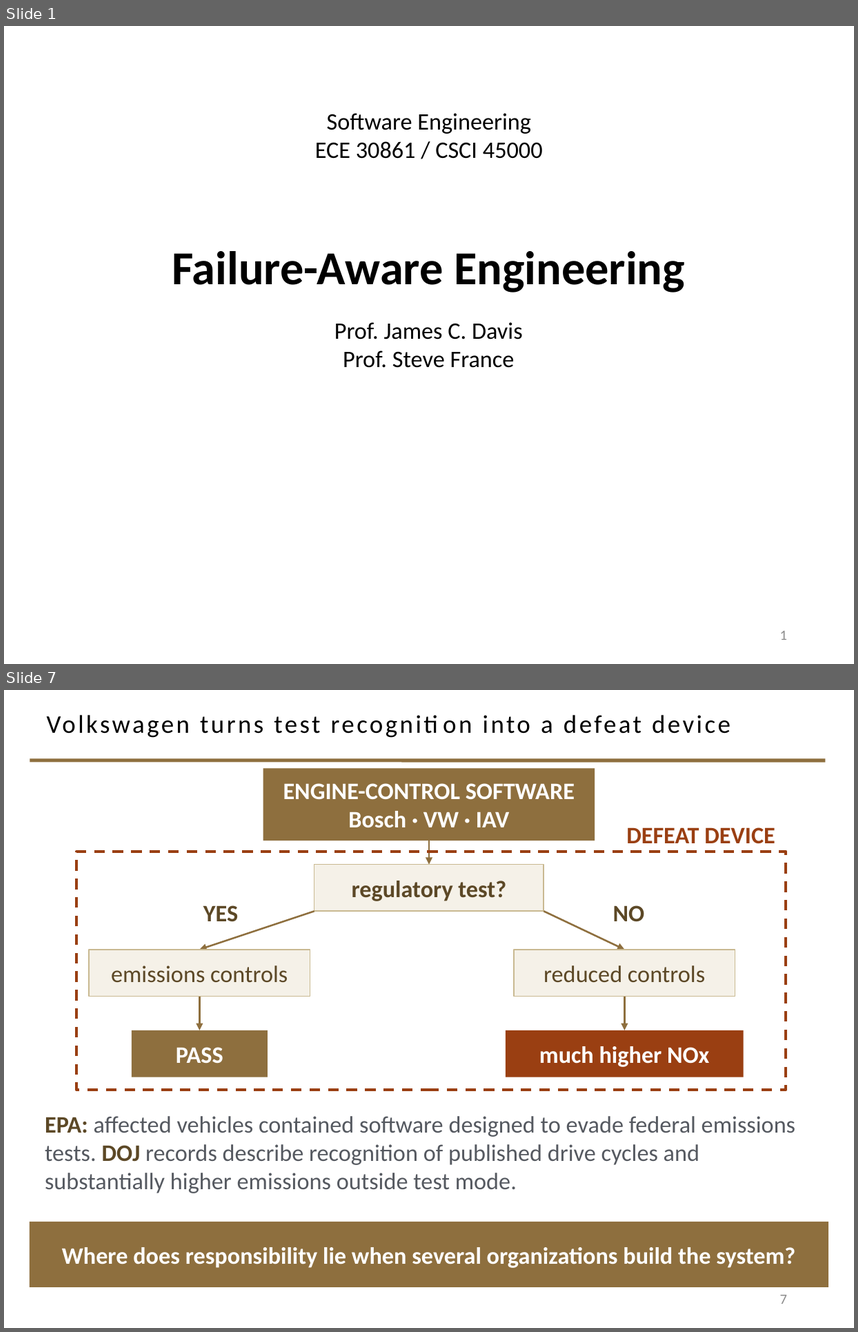
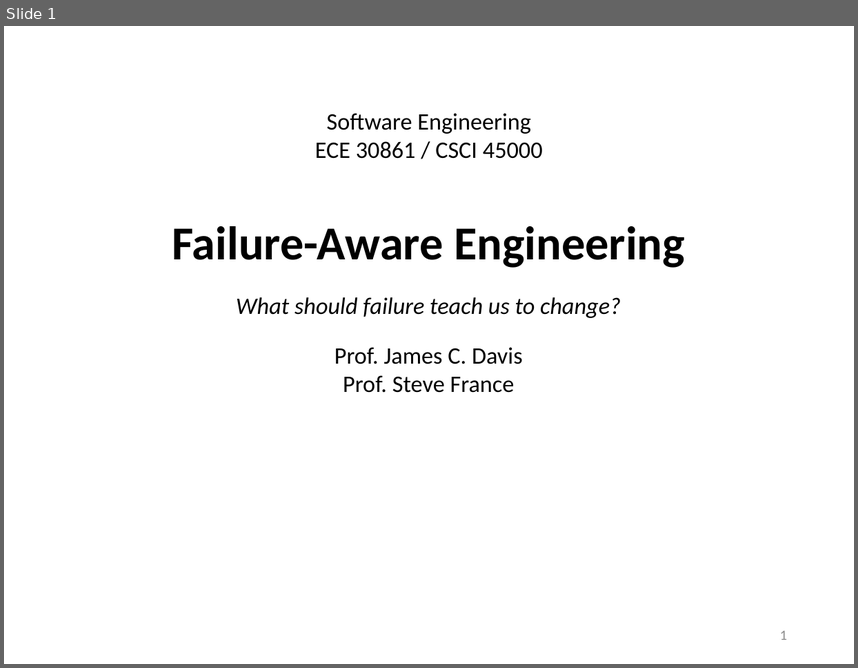
Before and after one commit to davisjam/model-based-agentic-software-engineering, a slide deck: course/lectures/act-2-delegation-and-control/04-failure-aware-engineering/2-4-Failure-Aware-Engineering.pptx. Shown one above the other, each under a label of ours: slides 1 and 7 before the commit, slide 1 after it; the slides between them are not shown. The pictures are 858x1332 and 858x668 pixels, drawn with LibreOffice and Linux fonts; fonts in the diff are those of the drawing; background and template pictures are left out. Boxes give left, top, right and bottom in pixels: in the first picture for what was removed or moved away, otherwise in the second. Text is boxed around its words. In the diff, an @@ line names an element or a change of style, - is before the commit and + after.

```diff
--- a/course/lectures/act-2-delegation-and-control/04-failure-aware-engineering/2-4-Failure-Aware-Engineering.pptx
+++ b/course/lectures/act-2-delegation-and-control/04-failure-aware-engineering/2-4-Failure-Aware-Engineering.pptx
@@ slide 7 removed at (4, 690, 854, 1328), background #FFFFFF @@
@@ title removed at (47, 715, 731, 738) @@
-Volkswagen turns test recognition into a defeat device
@@ line removed from (30, 760) to (825, 760) @@
@@ rectangle removed at (263, 768, 595, 840) @@
-ENGINE-CONTROL SOFTWARE
-Bosch · VW · IAV
@@ text removed at (626, 827, 775, 844) @@
-DEFEAT DEVICE
@@ rectangle removed at (76, 851, 786, 1090) @@
@@ arrow removed from (429, 840) to (429, 865) @@
@@ rectangle removed at (314, 865, 544, 911) @@
-regulatory test?
@@ arrow removed from (314, 911) to (199, 949) @@
@@ text removed at (203, 905, 238, 922) @@
-YES
@@ arrow removed from (544, 911) to (624, 949) @@
@@ text removed at (613, 905, 645, 922) @@
-NO
@@ rectangle removed at (89, 949, 310, 996) @@
-emissions controls
@@ rectangle removed at (514, 949, 735, 996) @@
-reduced controls
@@ arrow removed from (199, 996) to (199, 1030) @@
@@ arrow removed from (624, 996) to (624, 1030) @@
@@ rectangle removed at (132, 1030, 268, 1077) @@
-PASS
@@ rectangle removed at (506, 1030, 744, 1077) @@
-much higher NOx
@@ text removed at (45, 1116, 795, 1193) @@
-EPA: affected vehicles contained software designed to evade federal emissions tests. DOJ records describe recognition of published drive cycles and substantially higher emissions outside test mode.
@@ rectangle removed at (30, 1221, 829, 1287) @@
-Where does responsibility lie when several organizations build the system?
@@ page number removed at (780, 1294, 787, 1303) @@
-7
@@ slide 1 changed as well @@
@@ text at (236, 297, 621, 318): paragraph added @@
+What should failure teach us to change?
```
Also in this commit, not shown: 3 other slides changed, 24 slides added, 29 other slides removed, 12 other files.
